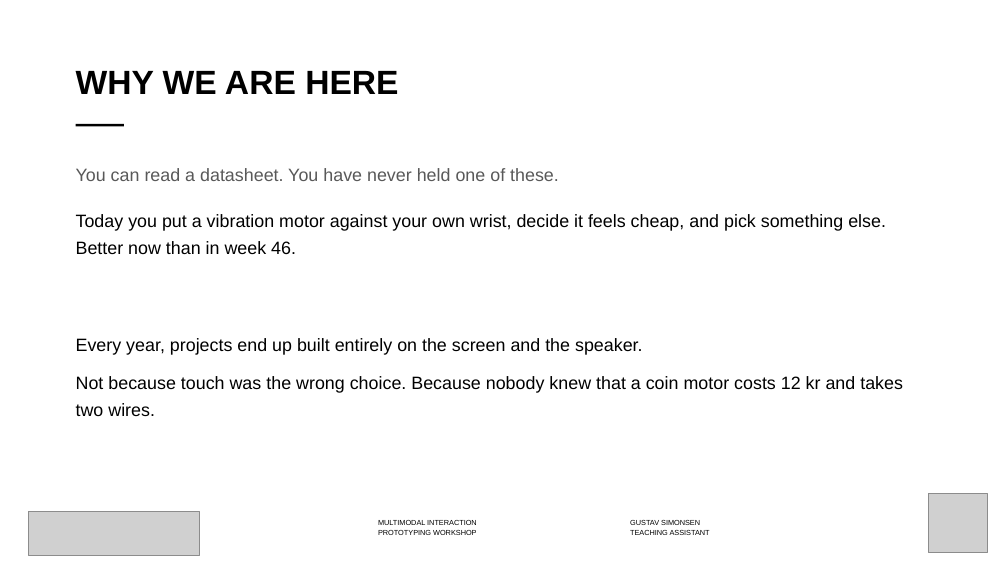
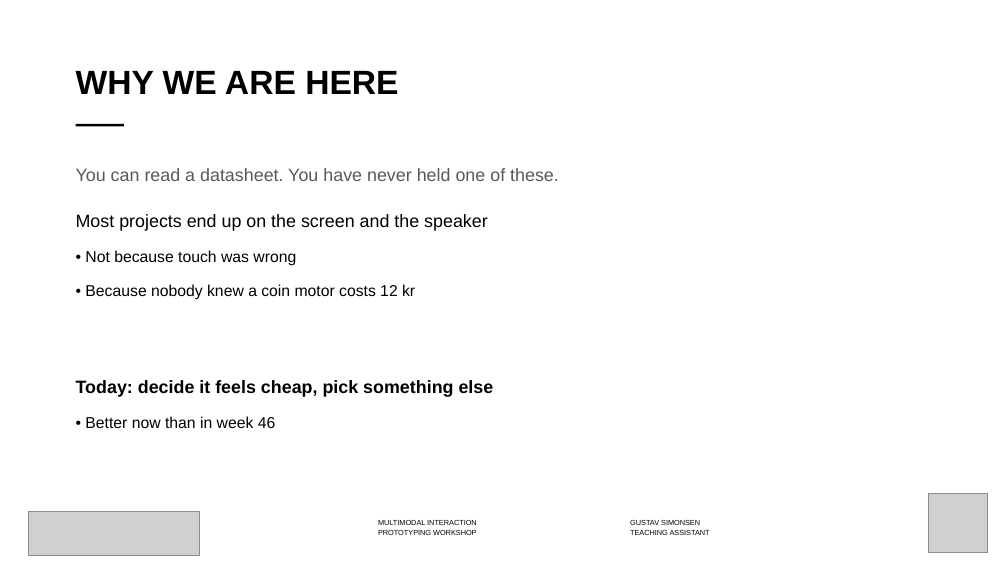
Before and after one commit to labtools-au/multimodal-actuator-workshop, a slide deck: slide 2 of docs/multimodal-actuator-workshop.pptx. Drawn at 1008x567 pixels with LibreOffice and Linux fonts; fonts in the diff are those of the drawing; grey boxes stand for pictures; background and template pictures are left out. Boxes give left, top, right and bottom in pixels: in the first picture for what was removed or moved away, otherwise in the second. Text is boxed around its words. In the diff, an @@ line names an element or a change of style, - is before the commit and + after.

```diff
--- a/docs/multimodal-actuator-workshop.pptx
+++ b/docs/multimodal-actuator-workshop.pptx
@@ text at (76, 214, 494, 428): text changed @@
-Today you put a vibration motor against your own wrist, decide it feels cheap, and pick something else. Better now than in week 46.
-Every year, projects end up built entirely on the screen and the speaker.
-Not because touch was the wrong choice. Because nobody knew that a coin motor costs 12 kr and takes two wires.
+Most projects end up on the screen and the speaker
+• Not because touch was wrong
+• Because nobody knew a coin motor costs 12 kr
+Today: decide it feels cheap, pick something else
+• Better now than in week 46
```
Also in this commit, not shown: 12 other slides changed, 4 other files.
